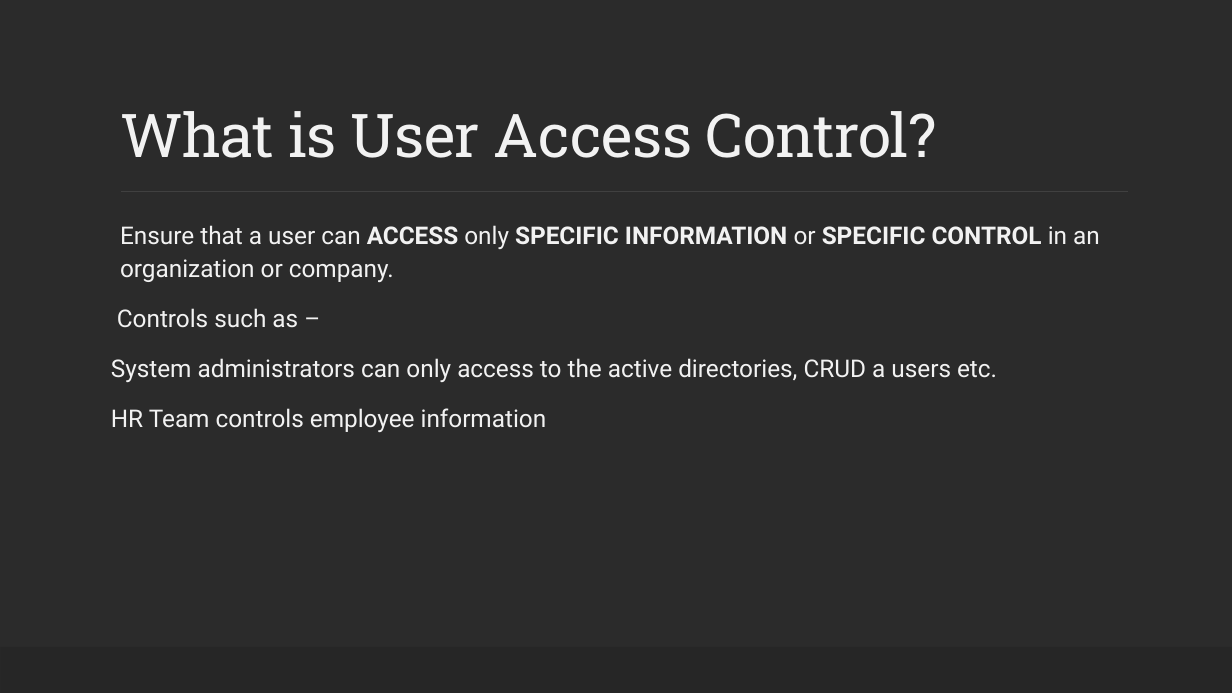
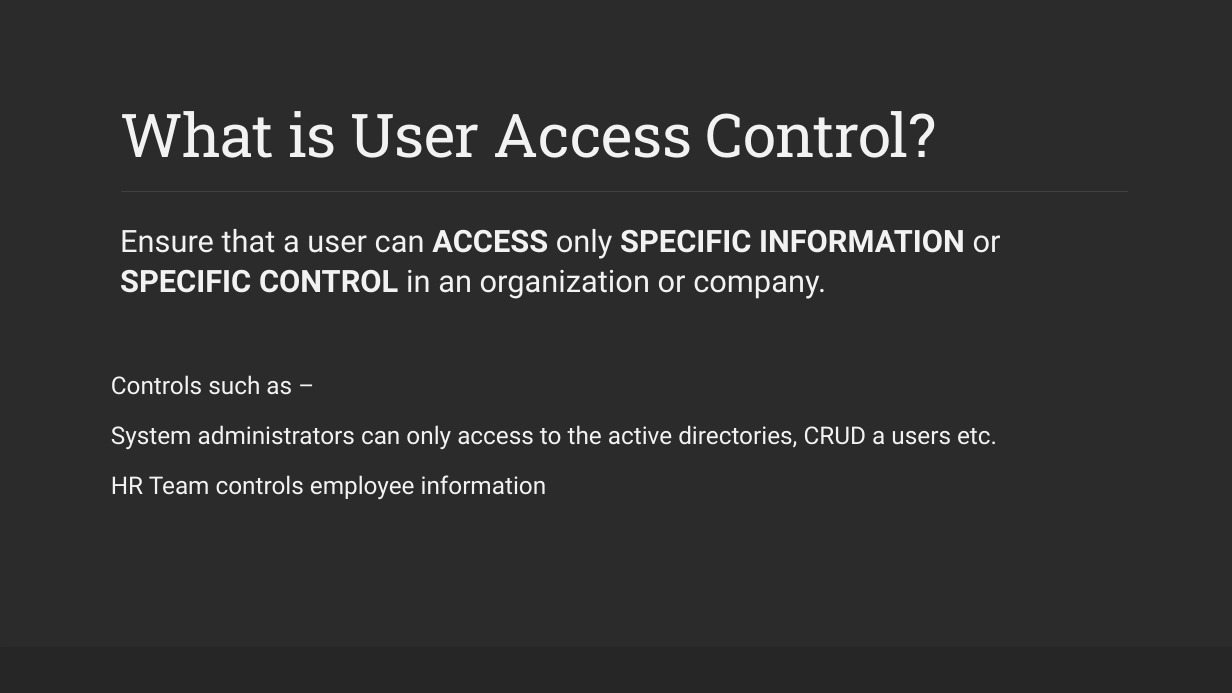
Before and after one commit to ronnie-1947/access-control-ppt, a slide deck: slide 36 of Access Control.pptx. Drawn at 1232x693 pixels with LibreOffice and Linux fonts; fonts in the diff are those of the drawing; background and template pictures are left out; a plain dark background stands for a picture behind light text. Boxes give left, top, right and bottom in pixels: in the first picture for what was removed or moved away, otherwise in the second. Text is boxed around its words. In the diff, an @@ line names an element or a change of style, - is before the commit and + after.

Commit message:
Optimized fonts and images

```diff
--- a/Access Control.pptx
+++ b/Access Control.pptx
@@ text at <box>120,229,1001,299</box>: size 19 to 24 pt in "Ensure that a user can ACCESS only ..." @@
```
Also in this commit, not shown: 10 other slides changed.
